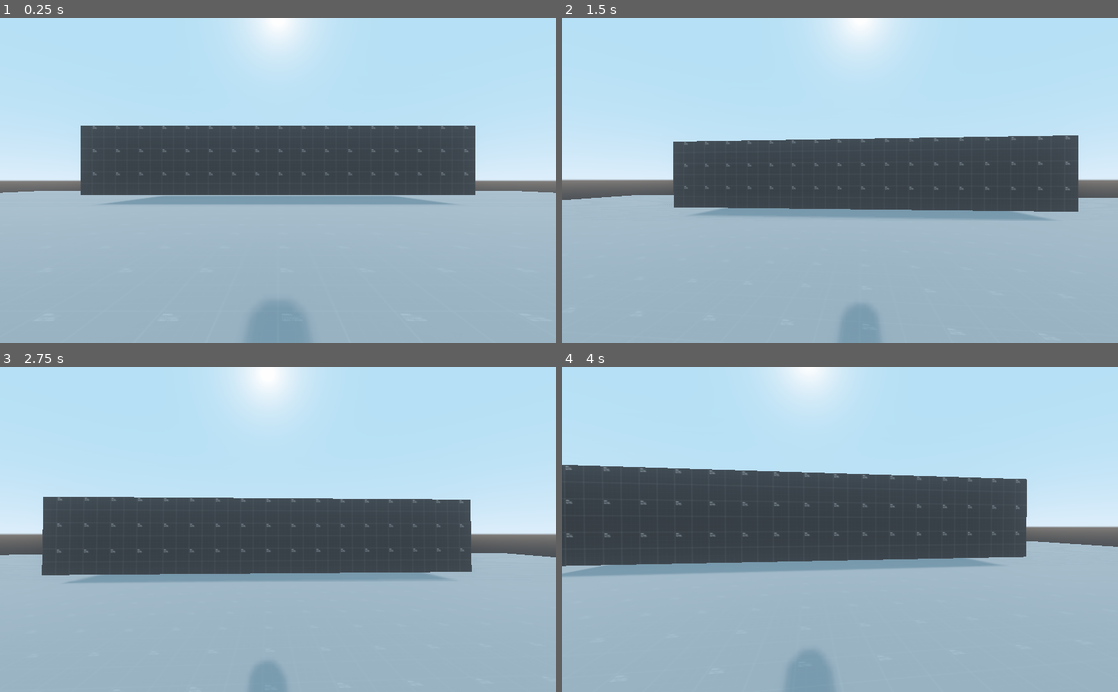
Above: before the commit, frames 1-4 (two rows, left to right).
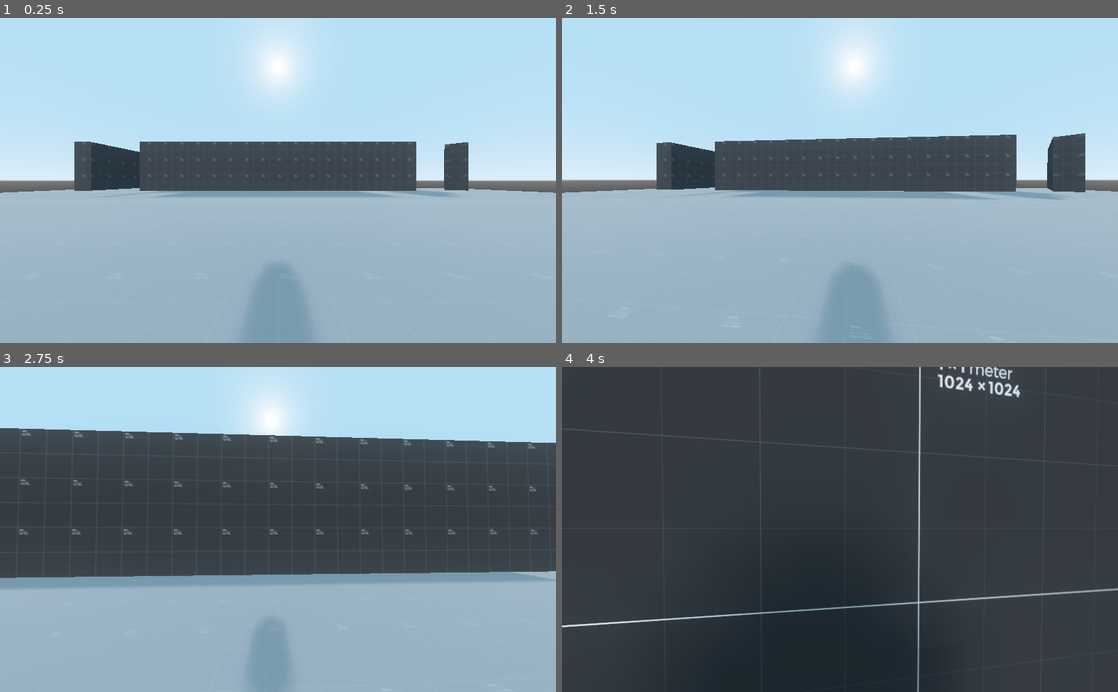
Above: after the commit, the same moments.

Repository: kpfriesen/Action-Character-Controller
Game: Godot game, scene res://Stages/prototype_scene01.tscn
Two runs of this game, one before a commit and one after it. Both use one fixed random seed, a clock stepped at 60 frames per second and the inputs below. The project has no main scene, so this scene is started directly.
Inputs (mouse positions are in pixels of both pictures, inside the frame that each line leads up to):
- Up to frame 1 (0.25 s): no input
- Up to frame 2 (1.5 s): tap Enter at 0.5 s; move the mouse to (867, 180) at 0.52 s; hold Shift (crouch) 0.53-1.28 s; hold W (move_forward) from 0.53 s (still down); tap Space (jump) at 0.77, 1.07 s; tap Q (player_ability_2, bound only after the commit) at 0.8, 1.35 s; move the mouse to (812, 180) at 1.27 s
- Up to frame 3 (2.75 s): keep holding W (move_forward); tap Space (jump) at 1.52, 1.55, 1.82, 2, 2.1 s; move the mouse to (289, 523) at 2.02 s; hold Shift (crouch) from 2.03 s (still down)
- Up to frame 4 (4 s): keep holding W (move_forward); move the mouse to (834, 536) at 2.77 s; release Shift (crouch) at 2.78 s; tap Shift (crouch) at 2.85 s; tap Space (jump) at 3.02, 3.32, 3.77, 3.8 s; tap Q (player_ability_2, bound only after the commit) at 3.05, 3.6 s; move the mouse to (878, 532) at 3.52 s

The runs differ from the first frame. In frame 1, 9.0% of the frame differs, in the area x 9-91%, y 0-89%; in frame 2, 11%; in frame 3, 28%; in frame 4, 78%, in the area x 0-100%, y 0-100%.

Commit message:
Wall Running 0.0.1
currently you stick to walls you're facing orthagonally to we'll keep tuning

Diff:
--- a/Actors/Player.tscn
+++ b/Actors/Player.tscn
@@ -7,6 +7,61 @@
 [sub_resource type="CapsuleShape" id=1]
 radius = 0.5
 height = 1.5
+
+[sub_resource type="Animation" id=4]
+resource_name = "Crouch"
+length = 0.2
+tracks/0/type = "value"
+tracks/0/path = NodePath("MeshInstance:mesh:mid_height")
+tracks/0/interp = 1
+tracks/0/loop_wrap = true
+tracks/0/imported = false
+tracks/0/enabled = true
+tracks/0/keys = {
+"times": PoolRealArray( 0, 0.2 ),
+"transitions": PoolRealArray( 1, 1 ),
+"update": 0,
+"values": [ 1.5, 0.5 ]
+}
+tracks/1/type = "value"
+tracks/1/path = NodePath("../CollisionShape:shape:height")
+tracks/1/interp = 1
+tracks/1/loop_wrap = true
+tracks/1/imported = false
+tracks/1/enabled = true
+tracks/1/keys = {
+"times": PoolRealArray( 0, 0.2 ),
+"transitions": PoolRealArray( 1, 1 ),
+"update": 0,
+"values": [ 1.5, 0.5 ]
+}
+tracks/2/type = "value"
+tracks/2/path = NodePath("../CollisionShape:translation")
+tracks/2/interp = 1
+tracks/2/loop_wrap = true
+tracks/2/imported = false
+tracks/2/enabled = true
+tracks/2/keys = {
+"times": PoolRealArray( 0, 0.2 ),
+"transitions": PoolRealArray( 1, 1 ),
+"update": 0,
+"values": [ Vector3( 0, 0, 0 ), Vector3( 0, 0.5, 0 ) ]
+}
+tracks/3/type = "value"
+tracks/3/path = NodePath("MeshInstance:translation")
+tracks/3/interp = 1
+tracks/3/loop_wrap = true
+tracks/3/imported = false
+tracks/3/enabled = true
+tracks/3/keys = {
+"times": PoolRealArray( 0, 0.2 ),
+"transitions": PoolRealArray( 1, 1 ),
+"update": 0,
+"values": [ Vector3( 0, 0, 0 ), Vector3( 0, 0.5, 0 ) ]
+}
+
+[sub_resource type="Animation" id=5]
+resource_name = "Stand"
 
 [sub_resource type="CapsuleMesh" id=2]
 radius = 0.5
@@ -22,10 +77,15 @@
 
 [node name="display" type="Spatial" parent="."]
 
+[node name="AnimationPlayer" type="AnimationPlayer" parent="display"]
+anims/Crouch = SubResource( 4 )
+anims/Stand = SubResource( 5 )
+
 [node name="Head" type="Spatial" parent="display"]
 transform = Transform( 1, 0, 0, 0, 1, 0, 0, 0, 1, 0, 1, 0 )
 
 [node name="Camera" type="Camera" parent="display/Head"]
+fov = 90.0
 
 [node name="MeshInstance" type="MeshInstance" parent="display"]
 transform = Transform( 1, 0, 0, 0, -4.37114e-08, -1, 0, 1, -4.37114e-08, 0, 0, 0 )
--- a/Scripts/Player.gd
+++ b/Scripts/Player.gd
@@ -7,6 +7,7 @@
 export var deceleration_constant: float = 10
 
 export var jump_height: float = 6
+export var jump_lateral_speed: float = 5
 export var gravity: float = 9.8
 export(Curve) var acceleration_curve
 export(Curve) var slide_curve
@@ -19,47 +20,97 @@
 var velocity: Vector3 = Vector3(0,0,0)
 var fall_speed: float = 0
 var snap: Vector3 = Vector3(0,0,0)
+var slope_stop: bool = true
 onready var phys_location = global_transform.origin
 
 onready var body = $display
+onready var animation_player = $display/AnimationPlayer
 onready var head = $display/Head
-onready var collider = $CollisionShape
+onready var camera = $display/Head/Camera
 
 func _ready():
 	Input.set_mouse_mode(Input.MOUSE_MODE_CAPTURED)
 
 func movement_input():
-	if is_on_floor():
-		direction = Vector3()
-		if Input.is_action_pressed("move_forward"):
-			direction -= transform.basis.z
-		if Input.is_action_pressed("move_backward"):
-			direction += transform.basis.z
-		if Input.is_action_pressed("move_left"):
-			direction -= transform.basis.x
-		if Input.is_action_pressed("move_right"):
-			direction += transform.basis.x
+	direction = Vector3(0,0,0)
+	#if is_on_floor():
+	if Input.is_action_pressed("move_forward"):
+		direction -= transform.basis.z
+	if Input.is_action_pressed("move_backward"):
+		direction += transform.basis.z
+	if Input.is_action_pressed("move_left"):
+		direction -= transform.basis.x
+	if Input.is_action_pressed("move_right"):
+		direction += transform.basis.x
 
-		direction = direction.normalized()
+	direction = direction.normalized()
 
+#add some form of yield to crouch animation so player can't spam slide boost
 func crouch():
 	if Input.is_action_just_pressed("crouch"):
 		speed = speed_constant / 2
 		acceleration = acceleration_constant / 2
+		slope_stop = false
+		animation_player.play("Crouch")
+
+
 	if Input.is_action_pressed("crouch"):
 		var speed_offset: float = velocity.length() / speed
 		var deceleration_offset: float = self.slide_curve.interpolate(speed_offset)
 		deceleration = deceleration_constant * deceleration_offset
 	if Input.is_action_just_released("crouch"):
+		slope_stop = true
 		speed = speed_constant
 		acceleration = acceleration_constant
 		deceleration = deceleration_constant
+		animation_player.play_backwards("Crouch")
+
+func wall_angle():
+	if not is_on_floor():
+		var wall_collision = get_slide_collision(0)
+		return wall_collision.normal
+
+#do this if player inputs crouch at > x% speed
+func slide():
+	#animate fov narrowing
+	pass
+
+func vault():
+	pass
+
+#if collider_normal dot movement vector closer to 0
+func wall_run():
+	gravity = 9.8
+	if not is_on_floor():
+		if direction.length() > 0:
+			if is_on_wall():
+				print("is on wall")
+				var wall_angle = get_slide_collision(0).normal
+				print(wall_angle.dot(direction))
+				if wall_angle.dot(direction) > -0.5:
+					velocity += -wall_angle() * 0.1
+					fall_speed = 0
+					return true
+
+#do this if wall collider normal dot movement vector is closer to -1
+func wall_climb():
+	pass
+
+#if wall collider normal dot movement vector is closer to 1
+func wall_jump():
+	pass
+
+func wall_reverse():
+	if Input.is_action_just_pressed("player_ability_2"):
+		rotate(Vector3.UP, PI)
 
 func jump():
 	if Input.is_action_just_pressed("jump"):
 		snap = Vector3(0, 0, 0)
 		if is_on_floor():
 			fall_speed = jump_height
+			if velocity.length() < jump_lateral_speed and direction != Vector3(0,0,0):
+				velocity = direction * jump_lateral_speed
 
 
 func fall(delta):
@@ -68,6 +119,7 @@
 		snap = Vector3(0,-1,0)
 	else:
 		fall_speed -= gravity * delta
+
 
 func movement(delta):
 	var speed_offset: float = velocity.length() / speed
@@ -80,25 +132,16 @@
 
 	velocity.y = fall_speed
 
-	velocity = move_and_slide_with_snap(velocity, snap, Vector3.UP, true, 4, .8)
+	velocity = move_and_slide_with_snap(velocity, snap, Vector3.UP, slope_stop, 4, 1)
 	phys_location = global_transform.origin
 
-func frame_interpolation(delta):
+func frame_interpolation():
 	var phys_frames = ProjectSettings.get_setting("physics/common/physics_fps")
 	var fps = Engine.get_frames_per_second()
-	var offset_amount = velocity * delta
-
-
 	if fps > phys_frames:
 		body.set_as_toplevel(true)
-#predictive interpolation (more stutter less input lag)
-		#var smooth_position = global_transform.origin + offset_amount
-		#body.global_transform.origin = body.global_transform.origin.linear_interpolate(smooth_position, Engine.get_physics_interpolation_fraction())
-#lagging interpolation (more input lag less stutter)
 		body.global_transform.origin = body.global_transform.origin.linear_interpolate(phys_location, Engine.get_physics_interpolation_fraction())
-		body.global_transform.origin
 		body.rotation = rotation
-
 	else:
 		body.global_transform = global_transform
 		body.set_as_toplevel(false)
@@ -121,9 +164,11 @@
 	crouch()
 	fall(delta)
 	jump()
+	wall_run()
 	movement(delta)
+
 	phys_location = translation
 
 func _process(delta):
-	frame_interpolation(delta)
+	frame_interpolation()
 	pass
--- a/Stages/prototype_scene01.tscn
+++ b/Stages/prototype_scene01.tscn
@@ -8,7 +8,7 @@
 _data = [ Vector2( 0, 0.209091 ), 0.0, -0.0689393, 0, 0, Vector2( 0.587912, 0.518182 ), 1.89091, 1.89091, 0, 0, Vector2( 0.879121, 1 ), -0.275757, 0.0, 0, 0 ]
 
 [sub_resource type="Curve" id=5]
-_data = [ Vector2( 0.291209, 0.318182 ), 0.0, 0.0, 0, 0, Vector2( 0.351648, 1 ), -0.275758, 0.0, 0, 0, Vector2( 1, 0.209091 ), 0.0, 0.0, 0, 0 ]
+_data = [ Vector2( 0.67033, 1 ), 0.0, 0.0, 0, 0, Vector2( 0.78022, 0.436364 ), -2.32862, -2.32862, 0, 0, Vector2( 0.983517, 0.181818 ), 0.0, 0.0, 0, 0 ]
 
 [sub_resource type="ProceduralSky" id=3]
 
@@ -24,6 +24,7 @@
 
 [node name="Player" parent="." instance=ExtResource( 2 )]
 transform = Transform( 1, 0, 0, 0, 1, 0, 0, 0, 1, 0, 2.20032, 0 )
+jump_height = 5.0
 acceleration_curve = SubResource( 2 )
 slide_curve = SubResource( 5 )
 
@@ -43,6 +44,24 @@
 height = 6.0
 material = ExtResource( 3 )
 
+[node name="CSGBox6" type="CSGBox" parent="CSGCombiner"]
+transform = Transform( 1, 0, 0, 0, 1, 0, 0, 0, 1, -10, 5, -29 )
+width = 26.0
+height = 6.0
+material = ExtResource( 3 )
+
+[node name="CSGBox7" type="CSGBox" parent="CSGCombiner"]
+transform = Transform( 1, 0, 0, 0, 1, 0, 0, 0, 1, -24, 5, -25 )
+height = 6.0
+depth = 10.0
+material = ExtResource( 3 )
+
+[node name="CSGBox8" type="CSGBox" parent="CSGCombiner"]
+transform = Transform( 0.707107, 0, -0.707107, 0, 1, 0, 0.707107, 0, 0.707107, 27, 5, -25 )
+height = 6.0
+depth = 12.0
+material = ExtResource( 3 )
+
 [node name="CSGPolygon" type="CSGPolygon" parent="CSGCombiner"]
 transform = Transform( 1, 0, 0, 0, 1, 0, 0, 0, 1, -2, 2, 11 )
 polygon = PoolVector2Array( -4, -1, 0, 1, 1, 1, 1, -1 )
@@ -55,6 +74,38 @@
 depth = 4.0
 material = ExtResource( 3 )
 
+[node name="CSGBox3" type="CSGBox" parent="CSGCombiner"]
+transform = Transform( 1, 0, 0, 0, 1, 0, 0, 0, 1, 15, 2, 9 )
+width = 6.0
+height = 4.0
+depth = 4.0
+material = ExtResource( 3 )
+
+[node name="CSGBox4" type="CSGBox" parent="CSGCombiner"]
+transform = Transform( 1, 0, 0, 0, 1, 0, 0, 0, 1, 2, 3, 23 )
+width = 4.0
+height = 4.0
+depth = 8.0
+material = ExtResource( 3 )
+
+[node name="CSGPolygon3" type="CSGPolygon" parent="CSGCombiner"]
+transform = Transform( 1, 0, 0, 0, 1, 0, 0, 0, 1, -6, 2, 23 )
+polygon = PoolVector2Array( -6, -1, -6, -1, 6, 3, 6, -1 )
+depth = 4.0
+material = ExtResource( 3 )
+
+[node name="CSGPolygon4" type="CSGPolygon" parent="CSGCombiner"]
+transform = Transform( 1, 0, 0, 0, 1, 0, 0, 0, 1, -6, 2, 27 )
+polygon = PoolVector2Array( 2, -1, 2, -1, 6, 3, 6, -1 )
+depth = 4.0
+material = ExtResource( 3 )
+
+[node name="CSGBox5" type="CSGBox" parent="CSGCombiner"]
+transform = Transform( 1, 0, 0, 0, 1, 0, 0, 0, 1, 15, 7, 24 )
+width = 6.0
+height = 12.0
+material = ExtResource( 3 )
+
 [node name="DirectionalLight" type="DirectionalLight" parent="."]
 transform = Transform( 1, 0, 0, 0, 0.866025, 0.5, 0, -0.5, 0.866025, 0, 12, 0 )
 light_energy = 0.5
--- a/project.godot
+++ b/project.godot
@@ -50,6 +50,16 @@
 "events": [ Object(InputEventKey,"resource_local_to_scene":false,"resource_name":"","device":0,"alt":false,"shift":false,"control":false,"meta":false,"command":false,"pressed":false,"scancode":16777237,"unicode":0,"echo":false,"script":null)
  ]
 }
+interact={
+"deadzone": 0.5,
+"events": [ Object(InputEventKey,"resource_local_to_scene":false,"resource_name":"","device":0,"alt":false,"shift":false,"control":false,"meta":false,"command":false,"pressed":false,"scancode":69,"unicode":0,"echo":false,"script":null)
+ ]
+}
+player_ability_2={
+"deadzone": 0.5,
+"events": [ Object(InputEventKey,"resource_local_to_scene":false,"resource_name":"","device":0,"alt":false,"shift":false,"control":false,"meta":false,"command":false,"pressed":false,"scancode":81,"unicode":0,"echo":false,"script":null)
+ ]
+}
 
 [rendering]
 
Not shown: 1 places in Actors/Player.tscn that only renumber resources
